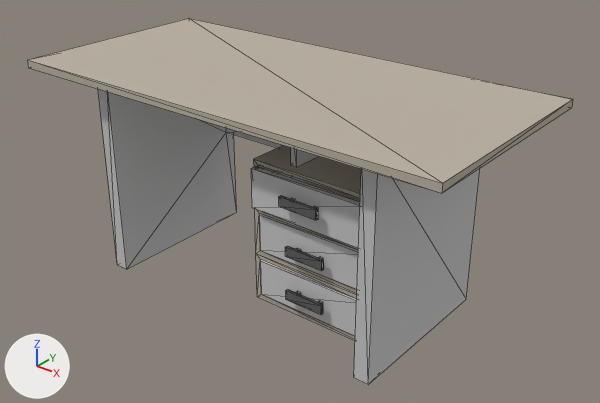
The FBX model Assets/Meshes/Ready/table.fbx: old version first, new version second.
The view is the same before and after, from a 50 mm lens placed at (2.581, -2.507, 2.462), pointed at (0.068, 0.634, 0.514). Every picture has the same lights, and +X, +Y and +Z are marked at lower left. Mesh edges are drawn as thin lines. Where no turn or scale is listed for an object, it has been applied to the vertices.

Names of what the first picture shows: 'table'.
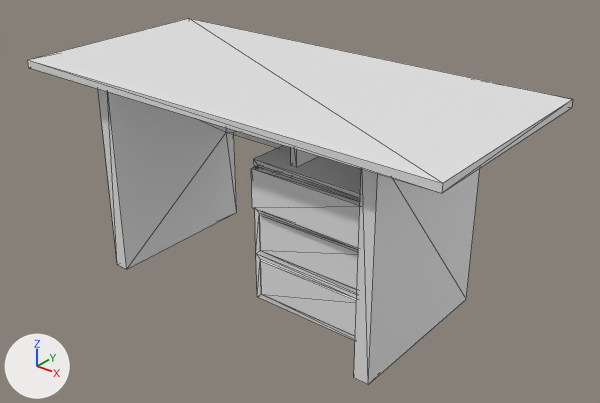
The change, as a list of edits to the scene's bpy script:
```text
Change me_cube_021:
    used by ob_table; location = (0.0, 0.0, 0.0)
    remove me_cube_021.from_pydata(...)  # 168 vertices, 246 faces; spans x -1.31..1.25, y 0.0..1.21, z 0.0..1.19
    remove me_cube_021.materials.append(mat_material_004)  # dark grey #5c5c5c
    add me_cube_021.from_pydata(...)  # 96 vertices, 162 faces; spans x -1.31..1.25, y 0.0..1.21, z 0.0..1.19
    me_cube_021 part 1: 9 loose pieces with 72 vertices, spanning x 0.33..0.55, y 0.14..0.25, z 0.22..0.8, are deleted
    me_cube_021 part 2: 60 faces spanning x -1.31..1.25, y 0.0..1.21, z 0.11..1.19 switch from mat_material_005 (grey #b9b1a1) to no material
    me_cube_021 part 3: 102 faces spanning x -0.9..0.88, y 0.13..1.08, z 0.0..1.15 switch from mat_material (light grey #c7c7c7) to no material
```

Boxes [x1, y1, x2, y2] around the edits, measured in the pictures (600 x 403 px):
part 1 of me_cube_021, deleted: before [279, 195, 324, 315]
part 2 of me_cube_021, recoloured (grey to white): [27, 18, 573, 340] in both
part 3 of me_cube_021, recoloured: [98, 89, 480, 385] in both
